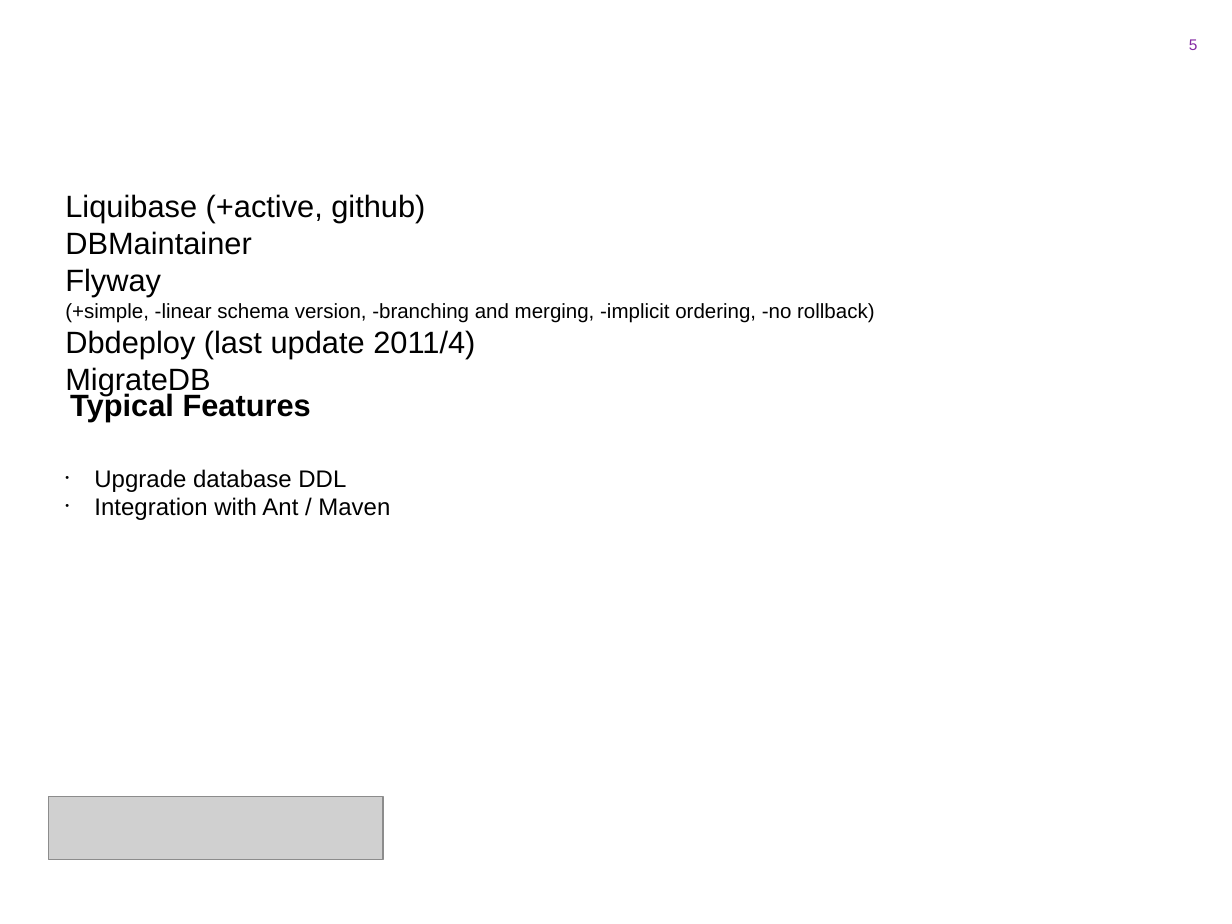
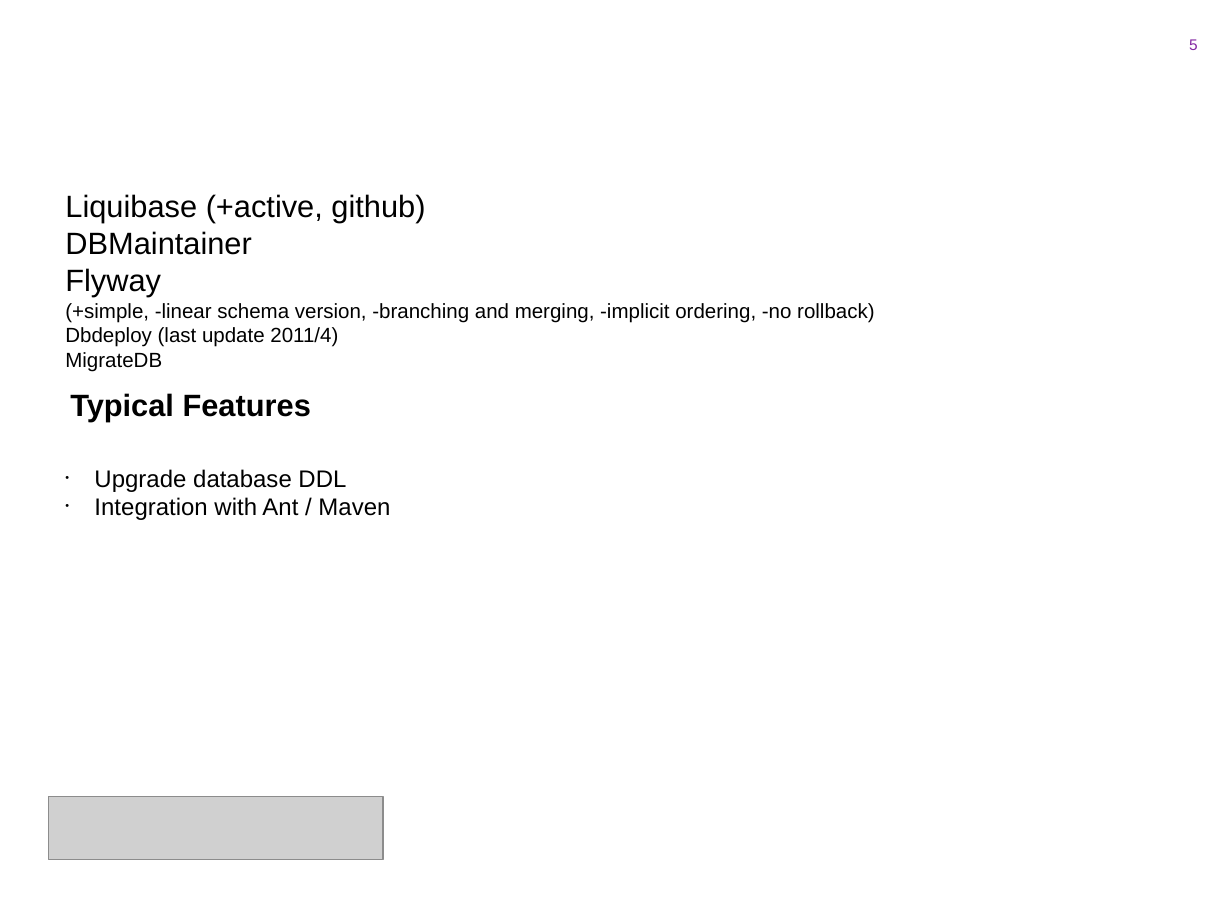
Before and after one commit to liquidemo/quickstart, a slide deck: slide 5 of LiquibaseKurs.pptx. Drawn at 1232x924 pixels with LibreOffice and Linux fonts; fonts in the diff are those of the drawing; grey boxes stand for pictures; background and template pictures are left out. Boxes give left, top, right and bottom in pixels: in the first picture for what was removed or moved away, otherwise in the second. Text is boxed around its words. In the diff, an @@ line names an element or a change of style, - is before the commit and + after.

```diff
--- a/LiquibaseKurs.pptx
+++ b/LiquibaseKurs.pptx
@@ text at box(65, 327, 338, 372): size 18 to 12 pt in "Dbdeploy (last update 2011/4)", "MigrateDB" @@
```
Also in this commit, not shown: 6 other slides changed, 9 slides added, 4 slides removed, 32 other files.
